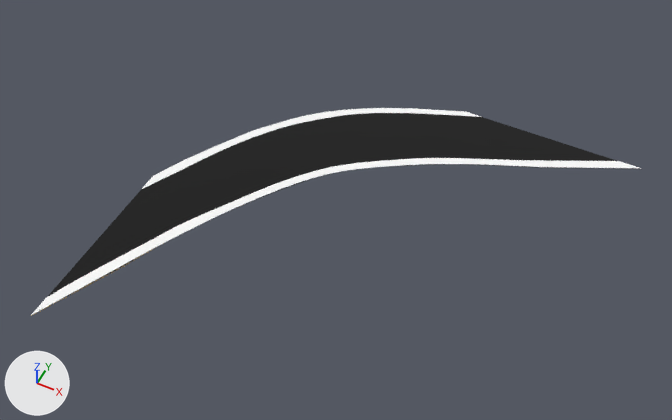
An edit to the FBX model Assets/Project/Graphics/3D/Models/SideRoad.fbx, drawn before and after from the same camera.
The view is the same before and after, from a 50 mm lens placed at (12.62, -13.78, 18.73), pointed at (5.31, 0.83, 0.47). The axes (+X, +Y, +Z) are drawn at lower left. The lights are the same throughout. Where no turn or scale is listed for an object, it has been applied to the vertices.

The first picture shows 'SideRoad'.
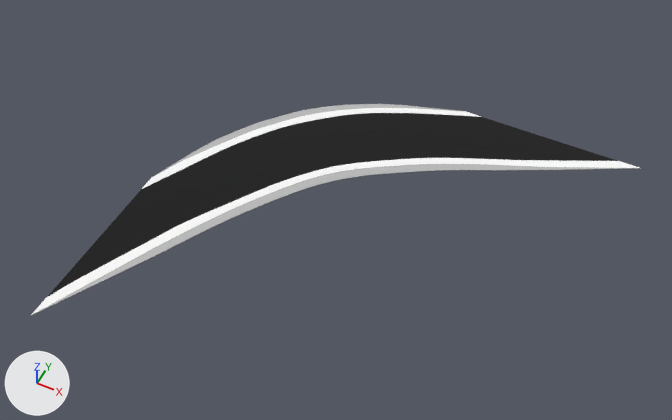
Commit message: Side Road Edit

Where the change shows, as pixel boxes [x1, y1, x2, y2] in the pictures (672 x 420 px):
'SideRoad', reshaped: before [31, 108, 641, 316]; after [31, 104, 641, 316]
part 1 of me_mesh, added: after [32, 164, 635, 315]
part 2 of me_mesh, built on: before [142, 160, 192, 189]; after [142, 104, 457, 189]

The change, as a diff of the scene's bpy script:
```diff
--- a/Assets/Project/Graphics/3D/Models/SideRoad.fbx.py
+++ b/Assets/Project/Graphics/3D/Models/SideRoad.fbx.py
@@ mat_mtl_sideroad_001 @@
+mat_mtl_sideroad_001 = principled_material('Mtl_SideRoad.001')
+mat_mtl_sideroad_001.base_color = (0.5, 0.5, 0.5)  # grey #bcbcbc
+mat_mtl_sideroad_001.roughness = 0.0
@@ me_mesh @@
 # used by ob_sideroad; location = (0.0, 0.0, 0.0)
-me_mesh.from_pydata(...)  # 514 vertices, 1016 faces; spans x 0.0..12.08, y -5.24..6.43, z -0.01..0.01
+me_mesh.from_pydata(...)  # 838 vertices, 1660 faces; spans x 0.0..12.08, y -5.24..6.43, z -0.01..0.02
+# me_mesh part 1: a new loose piece of 156 vertices spanning x 0.0..12.08, y -5.24..6.43, z 0.0..0.01, in mat_mtl_sideroad_001 (grey #bcbcbc)
+# me_mesh part 2
+# 1 vertex is removed from x 0.01, y 0.07, z 0.01
+# 5 faces are deleted
+# 1 vertex moves from x 0.01, y 0.07, z 0.0 to x 0.0, y 0.0, z -0.01
+# 169 vertices are added at x 0.0..6.83, y 0.0..6.43, z -0.01..0.02
+# 5 new faces join them, mat_mtl_sideroadline (white #ffffff)
+# 336 new faces join them, mat_mtl_sideroad_001 (grey #bcbcbc)
 me_mesh.materials.append(mat_mtl_sideroad)
 me_mesh.materials.append(mat_mtl_sideroadline)
+me_mesh.materials.append(mat_mtl_sideroad_001)  # grey #bcbcbc
```
